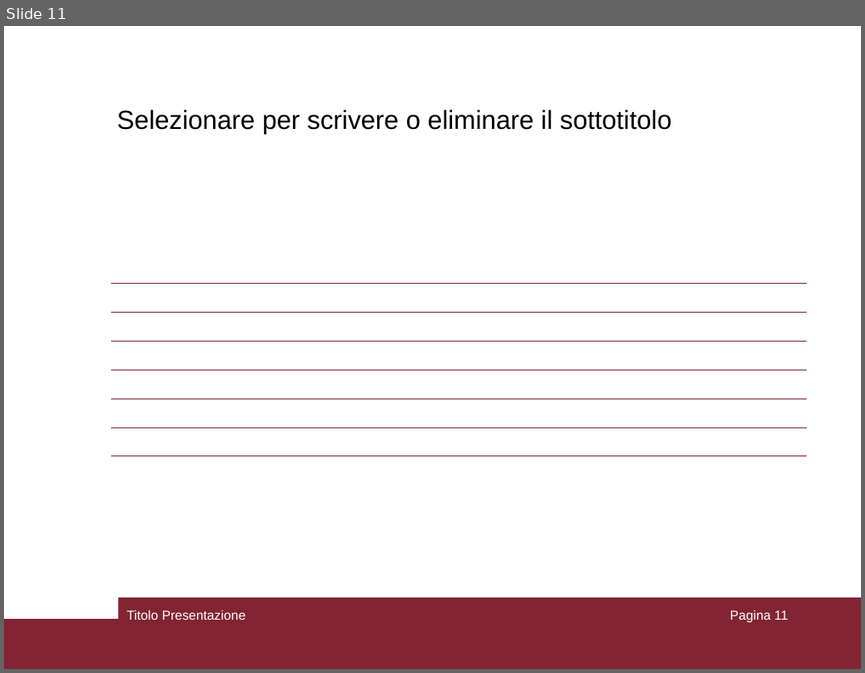
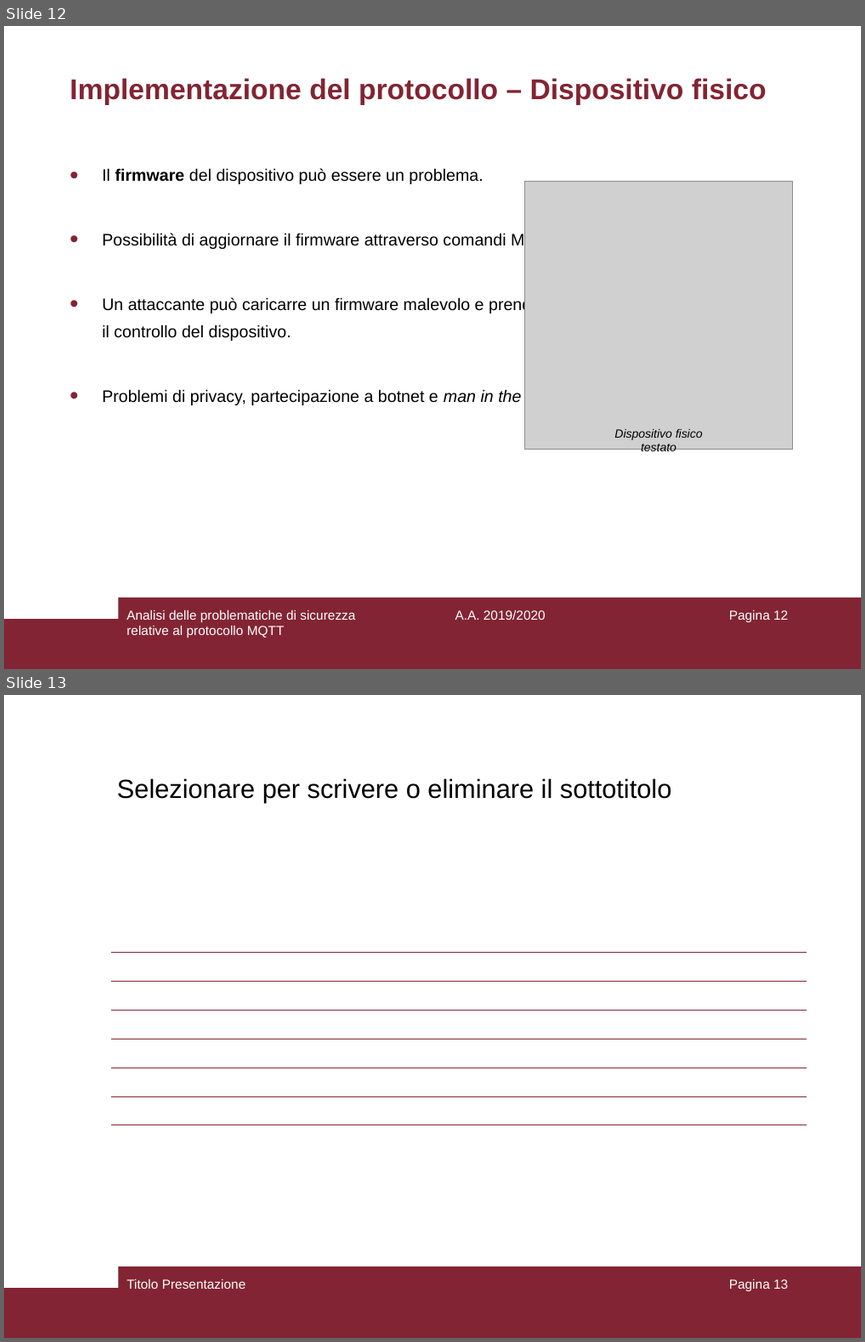
Before and after one commit to aedoardo/bachelor-degree-thesis, a slide deck: slides/Presentazione.ppt. Shown one above the other, each under a label of ours: slide 11 before the commit, slides 12 and 13 after it. The pictures are 865x673 and 865x1342 pixels, drawn with LibreOffice and Linux fonts; fonts in the diff are those of the drawing; grey boxes stand for pictures. Boxes give left, top, right and bottom in pixels: in the first picture for what was removed or moved away, otherwise in the second. Text is boxed around its words. In the diff, an @@ line names an element or a change of style, - is before the commit and + after.

```diff
--- a/slides/Presentazione.ppt
+++ b/slides/Presentazione.ppt
@@ slide 12 added at <box>4,26,861,669</box>, background #FFFFFF; not listed: 2 template elements that a slide beside it also shows @@
@@ title added at <box>69,78,766,105</box>, 24 pt, text #822433, bold @@
+Implementazione del protocollo – Dispositivo fisico
@@ text added at <box>102,168,561,405</box>, 14 pt, text #000000 @@
+• Il firmware del dispositivo può essere un problema.
+• Possibilità di aggiornare il firmware attraverso comandi MQTT.
+• Un attaccante può caricarre un firmware malevolo e prendere
+  il controllo del dispositivo.
+• Problemi di privacy, partecipazione a botnet e man in the middle.
@@ picture added at <box>525,181,793,448</box> @@
@@ text added at <box>614,429,703,454</box>, 10 pt, text #000000, italic @@
+Dispositivo fisico testato
@@ text added at <box>126,610,355,637</box>, 11 pt, text #FFFFFF @@
+Analisi delle problematiche di sicurezza relative al protocollo MQTT
@@ text added at <box>455,610,545,619</box>, 11 pt, text #FFFFFF @@
+A.A. 2019/2020
@@ page number added at <box>729,610,788,622</box>, 11 pt, text #FFFFFF @@
+Pagina 12
@@ what was slide 11 is now slide 13 @@
@@ page number at <box>729,1279,788,1291</box>: text changed @@
-Pagina 11
+Pagina 13
```
Also in this commit, not shown: 1 slide changed, 2 other slides added, 3 slides removed, 3 other files.
